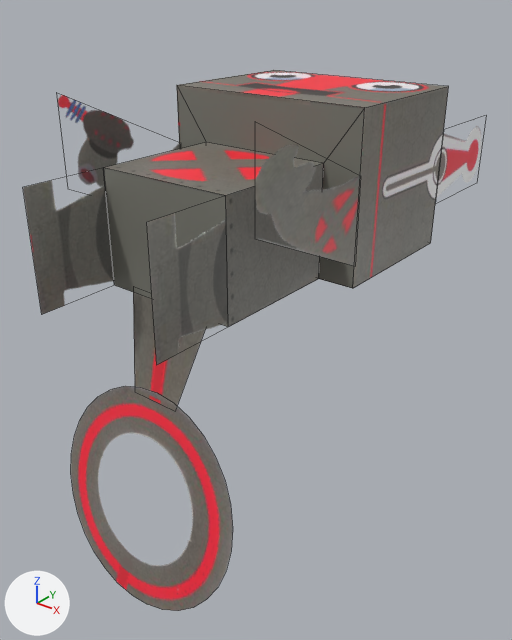
The FBX model android/assets/robot5/_pre_production/robot5.fbx, before and after one commit.
Rendered twice from a 50 mm camera at (0.0385, -0.029, 0.0176) aimed at (-0.0004, 0.0196, -0.0126). Arrows for +X, +Y and +Z are at lower left; the lights stay in place. Mesh edges are drawn as thin lines. Where no turn or scale is listed for an object, it has been applied to the vertices. Vertices at the same position are counted once.

Names of what the first picture shows: 'robot5'.
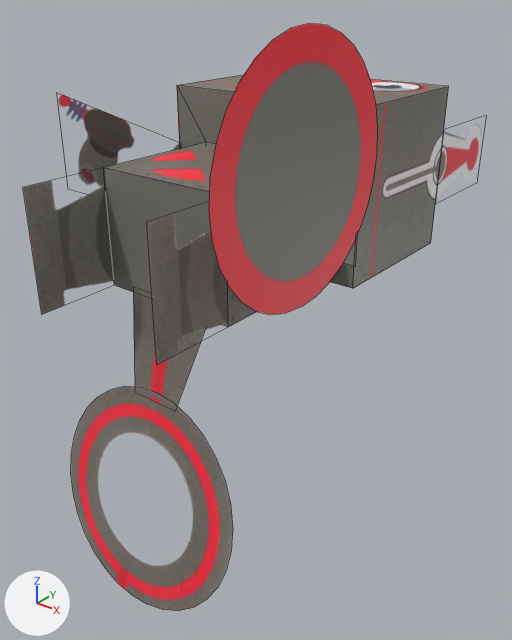
Commit message: Updated robot5 model

What differs and where, as boxes [x1, y1, x2, y2] in the pictures (512 x 640 px):
'robot5', reshaped (9% taller)
    before: [23, 70, 482, 611]
    after: [23, 23, 482, 611]
part 1 of me_robot5, added
    after: [209, 23, 378, 315]

The change, as a list of edits to the scene's bpy script:
```text
Change me_robot5:
    where me_robot5.from_pydata(...)  # 74 vertices, 22 faces; spans x -0.01..0.0102, y -0.0246..0.0199, z -0.0332..0.0094
    used by ob_robot5; location = (0.0, 0.0246, 0.0)
    me_robot5 part 1: the loose piece of 32 vertices spanning x -0.0098..0.0102, y -0.0237..-0.0191, z -0.0332..-0.0138 is copied, and the copy is multiplied about its middle by the matrix ((-0.006, 0.973, -0.229), (-1.0, -0.004, 0.012), (0.01, 0.229, 0.973)), then moved by (0.0103, 0.0083, 0.0284); it spans x 0.0104..0.0105, y -0.0231..-0.0031, z -0.0051..0.0149
```
